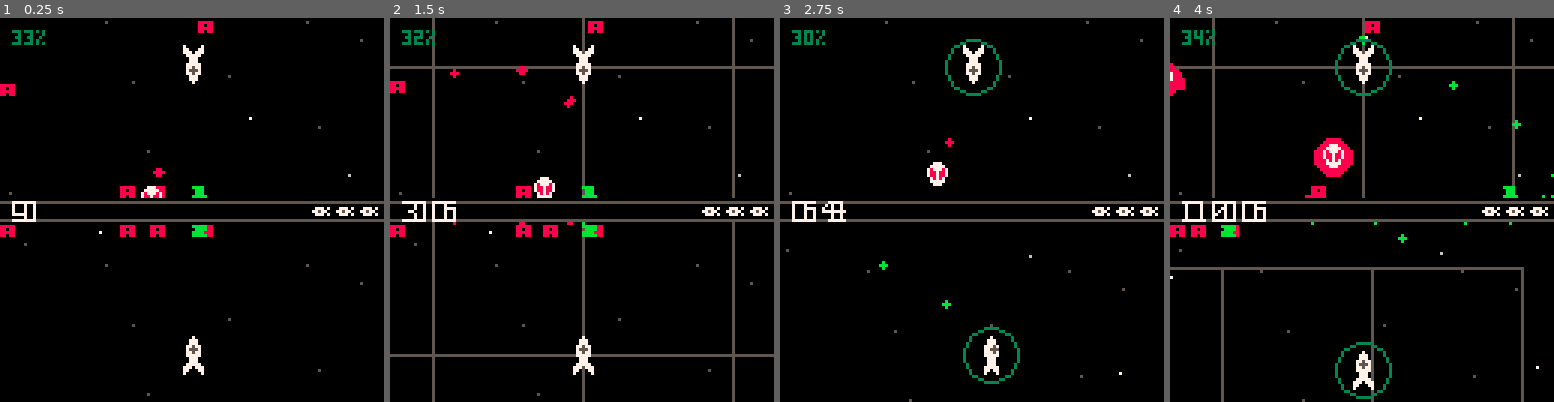
Above: before the commit, frames 1-4 (left to right).
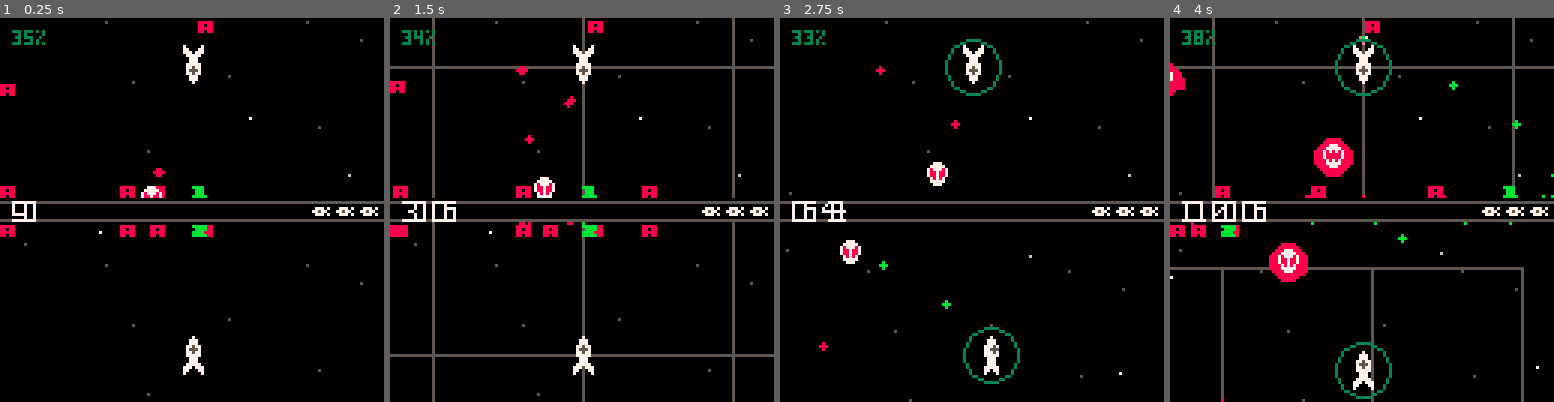
Above: after the commit, the same moments.

Repository: catnipped/friendlyfire
Game: PICO-8 cartridge friendlyfire.p8
Same seed, same stepped clock (60 frames per second), same inputs: the game is played once before the commit and once after it.
Inputs:
- Up to frame 1 (0.25 s): no input
- Up to frame 2 (1.5 s): tap O (Z key) at 0.7 s
- Up to frame 3 (2.75 s): hold Right 1.6-2.1 s; tap O (Z key) at 1.7, 2.1, 2.5 s; hold Up 2.15-2.42 s; hold Right from 2.47 s (still down)
- Up to frame 4 (4 s): tap O (Z key) at 2.9, 3.3, 3.7 s; release Right at 3.03 s; hold Left 3.08-3.58 s; hold Down 3.63-3.97 s

The runs differ from the first frame. In frame 1, 0.1% of the frame differs, in the area x 0-9%, y 3-47%; in frame 2, 0.5%; in frame 3, 0.4%; in frame 4, 1.1%, in the area x 5-72%, y 3-100%.

Commit message:
deleeet enemeet

Diff:
--- a/friendlyfire.p8
+++ b/friendlyfire.p8
@@ -194,6 +194,9 @@
 	lstate.animations = updateanims(lstate.animations)
 	lstate = cleanup(lstate)
 	lstate.time += 1/60
+	if every(rnd(1000)) and #lstate.enemies < 8 then
+		add(state.enemies, spawnenemy({const.bounds[2].x + rnd(200),const.bounds[2].y + rnd(200)},"alien"))
+	end
 	if every(rnd(60)) then lstate.score += flr(rnd(10)) end
 	state = lstate
 --	printh("memory: ".. (stat(0)/1024))
@@ -352,6 +355,7 @@
 			collision = {
 				x = proj.x,
 				y = proj.y,
+				hit = i
 			}
 		end
 	end)
@@ -500,6 +504,9 @@
 
 	each (collisions, function (i)
 			local object = spawngfx("projcol",i.object.x,i.object.y)
+
+			del(lstate.enemies,i.object.hit)
+
 			add(lstate.animations,object)
 	end)
 	return lstate
